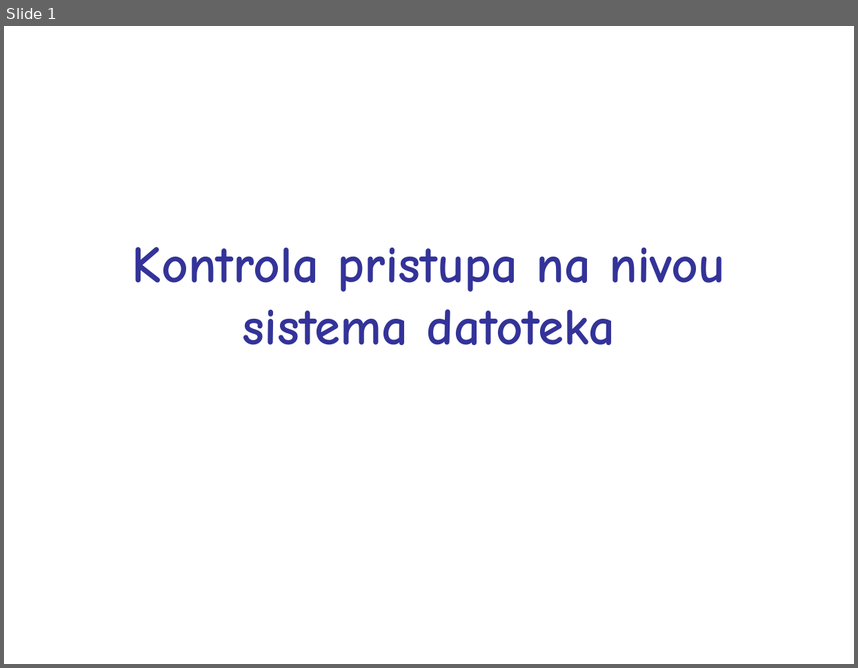
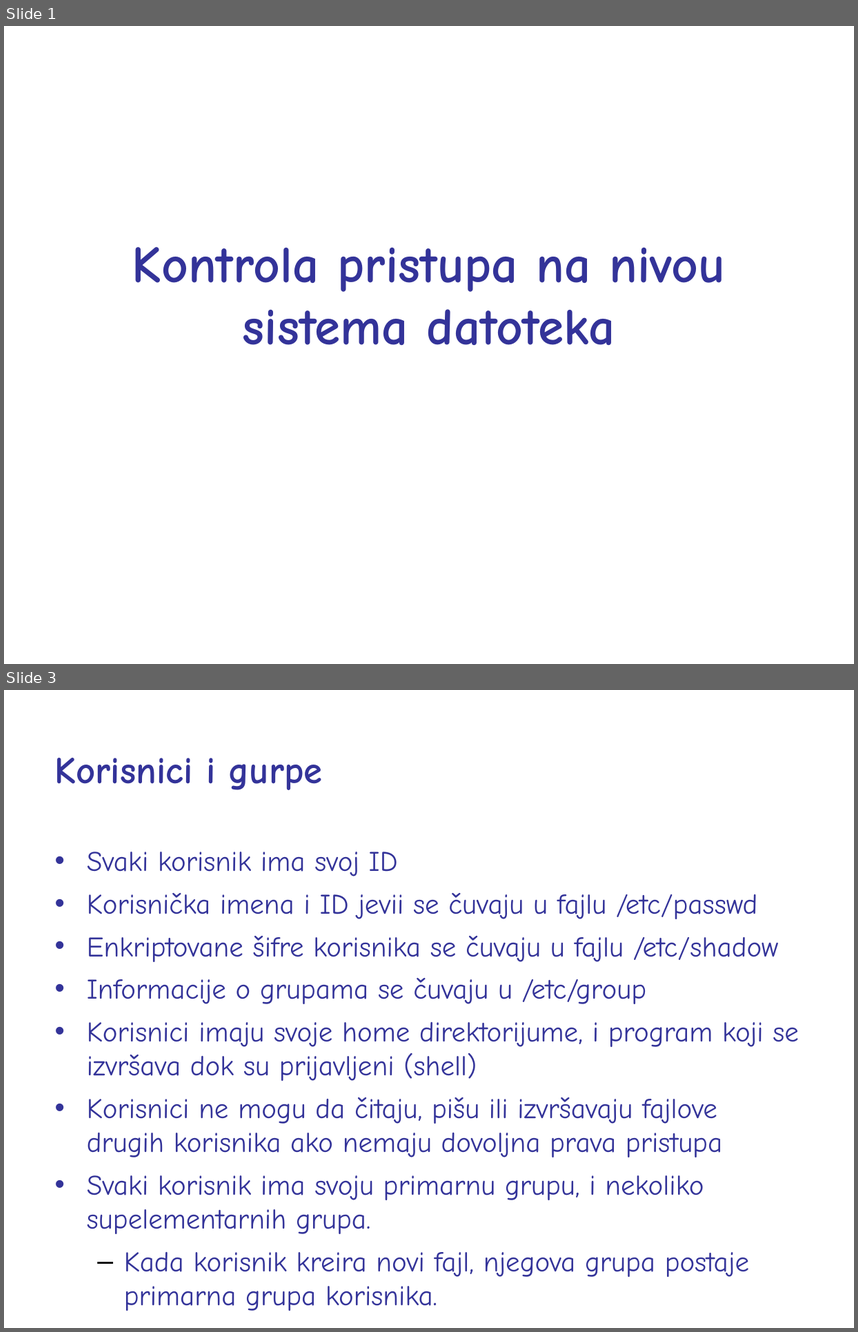
Before and after one commit to nnMan1/operativni_sistemi_2024, a slide deck: Materijali/shell/shell_prezentacije/4.ppt. Shown one above the other, each under a label of ours: slide 1 before the commit, slides 1 and 3 after it; the slides between them are not shown. The pictures are 858x668 and 858x1332 pixels, drawn with LibreOffice and Linux fonts; fonts in the diff are those of the drawing. Boxes give left, top, right and bottom in pixels: in the first picture for what was removed or moved away, otherwise in the second. Text is boxed around its words. In the diff, an @@ line names an element or a change of style, - is before the commit and + after.

Commit message:
Updated presentations

```diff
--- a/Materijali/shell/shell_prezentacije/4.ppt
+++ b/Materijali/shell/shell_prezentacije/4.ppt
@@ slide 3 added at box(4, 690, 854, 1328), background #FFFFFF @@
@@ text added at box(55, 758, 323, 790), 32 pt, text #333399, bold @@
+Korisnici i gurpe
@@ text added at box(87, 851, 799, 1272), 24 pt, text #333399 @@
+• Svaki korisnik ima svoj ID
+• Korisnička imena i ID jevii se čuvaju u fajlu /etc/passwd
+• Enkriptovane šifre korisnika se čuvaju u fajlu /etc/shadow
+• Informacije o grupama se čuvaju u /etc/group
+• Korisnici imaju svoje home direktorijume, i program koji se izvršava dok su prijavljeni (shell)
+• Korisnici ne mogu da čitaju, pišu ili izvršavaju fajlove drugih korisnika ako nemaju dovoljna prava pristupa
+• Svaki korisnik ima svoju primarnu grupu, i nekoliko supelementarnih grupa.
+  – Kada korisnik kreira novi fajl, njegova grupa postaje primarna grupa korisnika.
```
Also in this commit, not shown: 10 other slides added, 4 other files.
